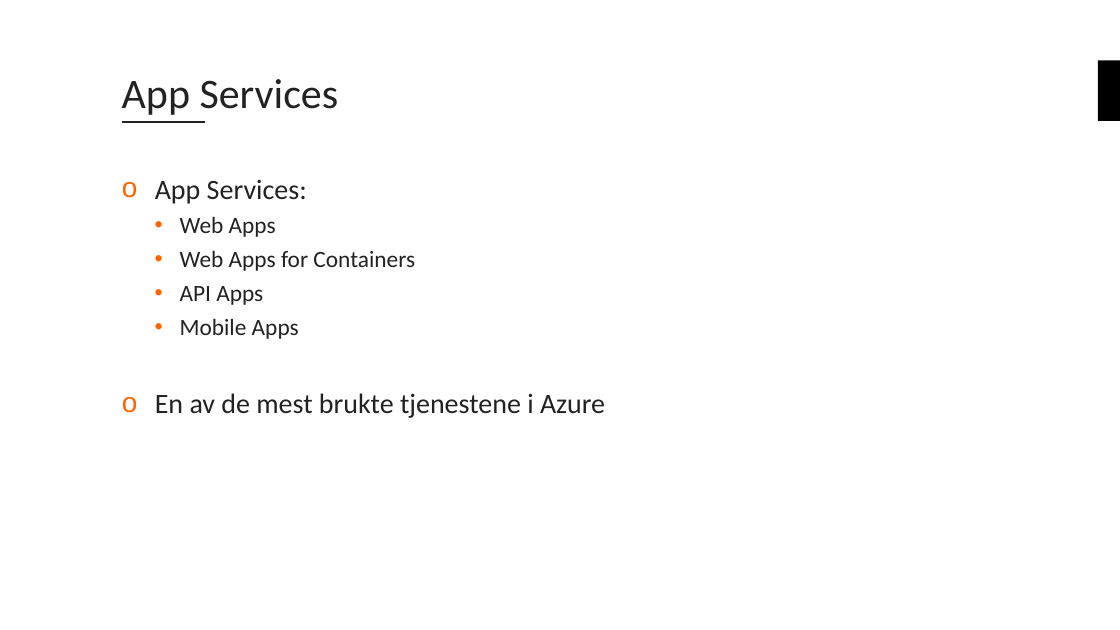
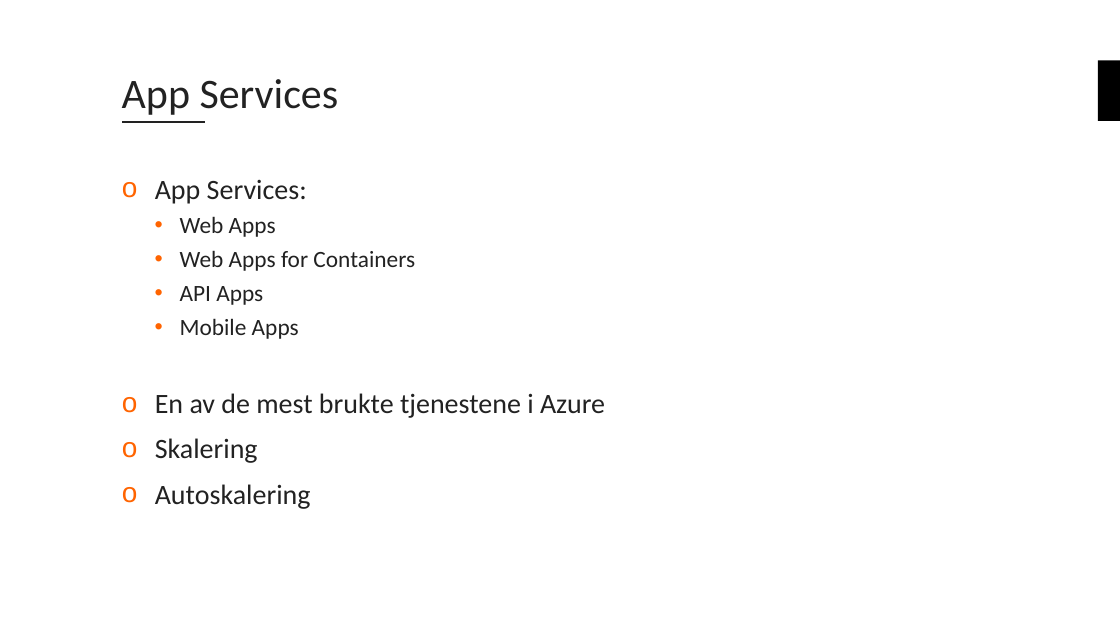
Before and after one commit to bouvet/azure-workshops, a slide deck: slide 16 of Workshop_1/Presentation/Azureskolen-Workshop#1.pptx. Drawn at 1120x630 pixels with LibreOffice and Linux fonts; fonts in the diff are those of the drawing; background and template pictures are left out. Boxes give left, top, right and bottom in pixels: in the first picture for what was removed or moved away, otherwise in the second. Text is boxed around its words. In the diff, an @@ line names an element or a change of style, - is before the commit and + after.

```diff
--- a/Workshop_1/Presentation/Azureskolen-Workshop#1.pptx
+++ b/Workshop_1/Presentation/Azureskolen-Workshop#1.pptx
@@ text at bbox=[155, 438, 311, 509]: paragraphs added @@
+o Skalering
+o Autoskalering
```
Also in this commit, not shown: 2 other slides changed, 1 slide added, 1 other file.
